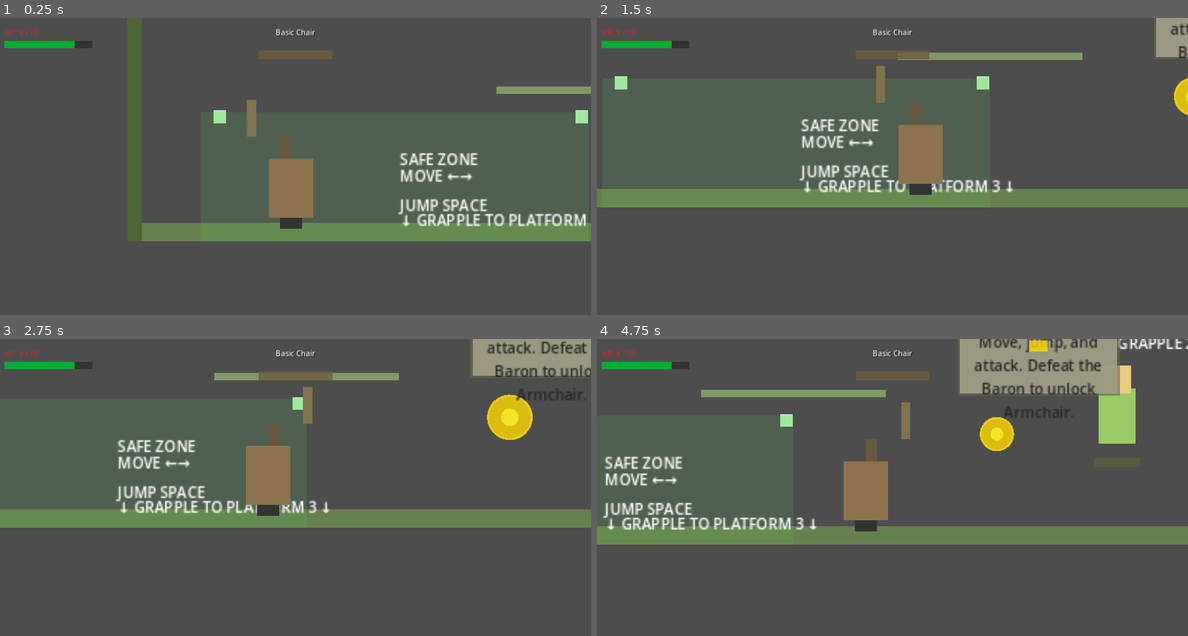
Above: before the commit, frames 1-4 (two rows, left to right).
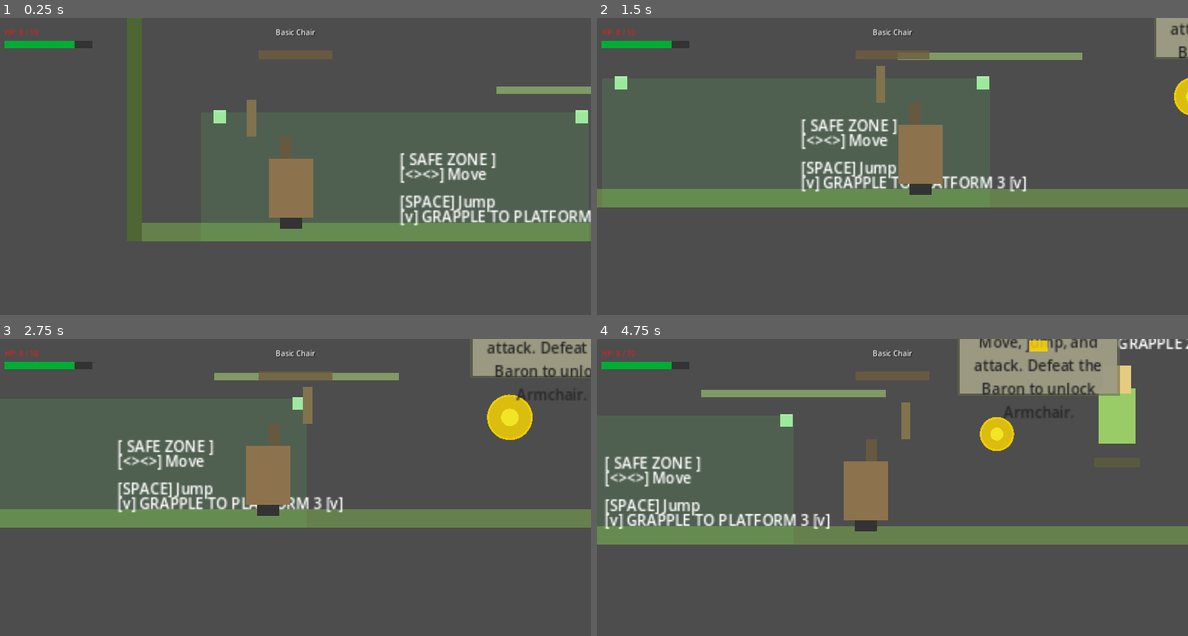
Above: after the commit, the same moments.

Repository: TsilenT/chairfighter
Game: Godot game, scene res://scenes/main/Main.tscn
Same seed, same stepped clock (60 frames per second), same inputs: the game is played once before the commit and once after it.
Inputs:
- Up to frame 1 (0.25 s): no input
- Up to frame 2 (1.5 s): hold D (move_right) from 0.53 s (still down); tap J (attack) at 0.6 s; tap Space (jump) at 0.77 s; tap F (interact) at 1.35 s
- Up to frame 3 (2.75 s): tap Space (jump) at 1.52 s; release D (move_right) at 2.03 s; hold A (move_left) from 2.03 s (still down); hold K (special) from 2.03 s (still down)
- Up to frame 4 (4.75 s): release A (move_left) at 2.78 s; release K (special) at 2.78 s; hold D (move_right) 2.78-4.28 s; tap E (transform_next) at 2.85 s; tap Space (jump) at 3.02, 3.77, 4.52 s; tap Q (transform_prev) at 3.6 s; hold A (move_left) from 4.28 s (still down); tap J (attack) at 4.35 s

The runs differ from the first frame. In frame 1, 2.6% of the frame differs, in the area x 67-100%, y 45-71%; in frame 2, 2.6%; in frame 3, 2.5%; in frame 4, 2.8%, in the area x 1-40%, y 39-65%.

Commit message:
fix: clean up tutorial ui labels

Diff:
--- a/scenes/levels/TestLevel.tscn
+++ b/scenes/levels/TestLevel.tscn
@@ -159,44 +159,44 @@
 
 [node name="SafeZoneLabel" type="Label" parent="Visuals" uid="uid://safezone_label"]
 position = Vector2(295, 540)
-text = "SAFE ZONE"
+text = "[ SAFE ZONE ]"
 horizontal_alignment = 1
 font_size = 14
 font_color = Color(0.7, 1, 0.7, 0.8)
 
 [node name="TrainingLabel" type="Label" parent="Visuals" uid="uid://training_label"]
-position = Vector2(295, 558)
-text = "TRAINING AREA"
+position = Vector2(295, 556)
+text = "Training Area"
 horizontal_alignment = 1
 font_size = 10
 font_color = Color(0.6, 0.9, 0.6, 0.6)
 
-# Control hints inside the safe zone
+# Control hints inside the safe zone (plain ASCII, no Unicode arrows/icons)
 [node name="ControlHint1" type="Label" parent="Visuals" uid="uid://control_hint1"]
-position = Vector2(295, 574)
-text = "MOVE ←→"
+position = Vector2(295, 570)
+text = "[<><>] Move"
 horizontal_alignment = 1
 font_size = 12
 font_color = Color(0.8, 1, 0.8, 0.7)
 
 [node name="ControlHint2" type="Label" parent="Visuals" uid="uid://control_hint2"]
-position = Vector2(295, 590)
-text = "JUMP SPACE"
+position = Vector2(295, 586)
+text = "[SPACE] Jump"
 horizontal_alignment = 1
 font_size = 12
 font_color = Color(0.8, 1, 0.8, 0.7)
 
 [node name="ControlHint3" type="Label" parent="Visuals" uid="uid://control_hint3"]
-position = Vector2(295, 606)
-text = "ATTACK X"
+position = Vector2(295, 602)
+text = "[X] Attack"
 horizontal_alignment = 1
 font_size = 12
 font_color = Color(0.8, 1, 0.8, 0.7)
 
-# Directional cue from safe zone toward NPC
+# Directional cue from safe zone toward NPC (plain ASCII arrow)
 [node name="DirectionLabel1" type="Label" parent="Visuals" uid="uid://direction_label1"]
-position = Vector2(600, 520)
-text = "NPC →"
+position = Vector2(595, 520)
+text = "NPC [->]"
 horizontal_alignment = 1
 font_size = 14
 font_color = Color(0.8, 1, 0.8, 0.8)
@@ -204,23 +204,23 @@
 # NPC interact hint near HubNpc (850, 550)
 [node name="NpcHint" type="Label" parent="Visuals" uid="uid://npc_hint"]
 position = Vector2(850, 510)
-text = "TALK"
+text = "Interact"
 horizontal_alignment = 1
 font_size = 14
 font_color = Color(1, 1, 0.8, 0.9)
 
-# Directional cue from NPC toward boss/arena
+# Directional cue from NPC toward boss/arena (plain ASCII arrow)
 [node name="DirectionLabel2" type="Label" parent="Visuals" uid="uid://direction_label2"]
 position = Vector2(1120, 590)
-text = "ARENA →"
+text = "ARENA [->]"
 horizontal_alignment = 1
 font_size = 12
 font_color = Color(0.9, 0.7, 1, 0.7)
 
-# Grapple route signpost near platform area
+# Grapple route signpost near platform area (plain ASCII, no Unicode down arrows)
 [node name="GrappleSignpost" type="Label" parent="Visuals" uid="uid://grapple_signpost"]
 position = Vector2(970, 340)
-text = "↓ GRAPPLE TO PLATFORM 3 ↓"
+text = "[v] GRAPPLE TO PLATFORM 3 [v]"
 horizontal_alignment = 1
 font_size = 11
 font_color = Color(1, 0.85, 0, 0.85)
